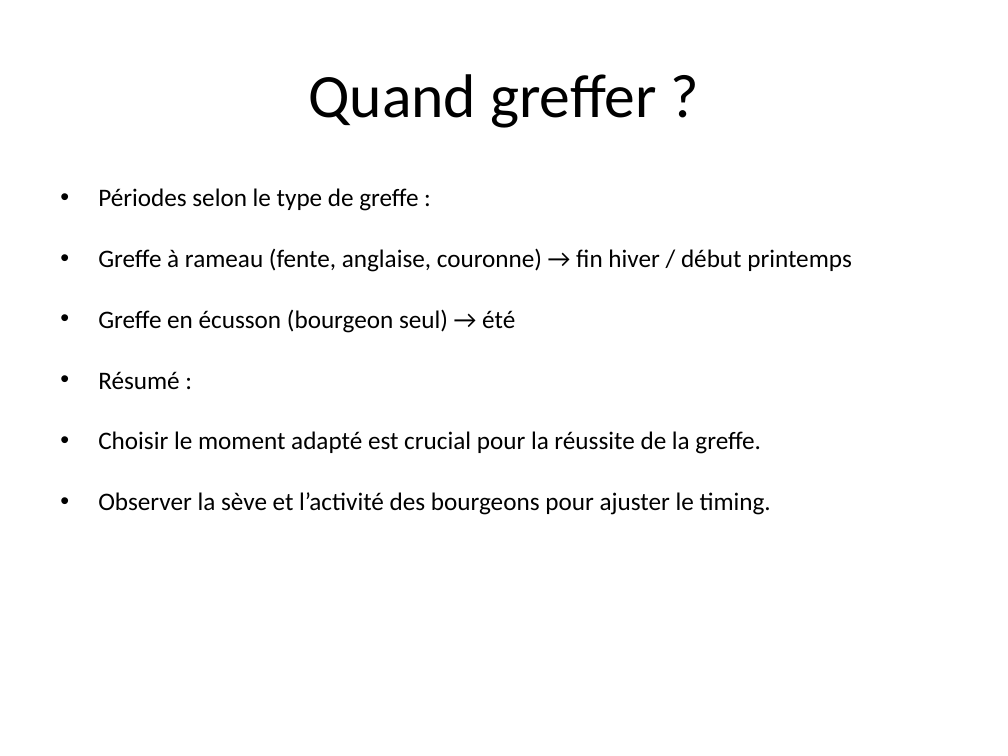
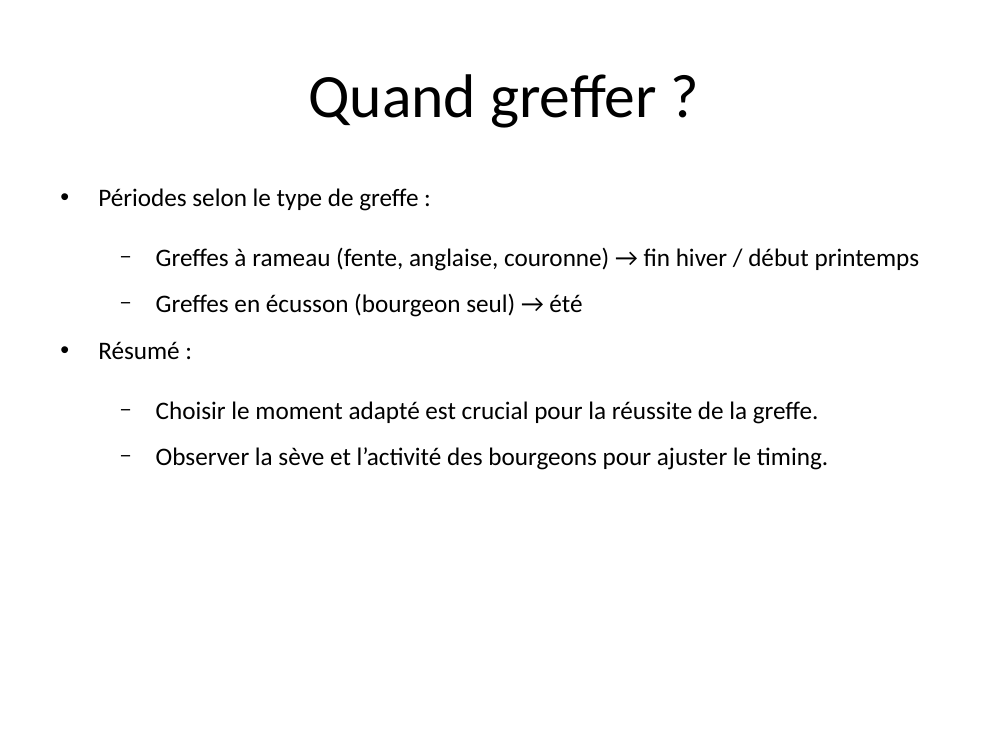
Before and after one commit to tranber28/greffe-arbres, a slide deck: slide 14 of greffe_arbres_final.odp. Drawn at 1008x756 pixels with LibreOffice and Linux fonts; fonts in the diff are those of the drawing. Boxes give left, top, right and bottom in pixels: in the first picture for what was removed or moved away, otherwise in the second. Text is boxed around its words. In the diff, an @@ line names an element or a change of style, - is before the commit and + after.

```diff
--- a/greffe_arbres_final.odp
+++ b/greffe_arbres_final.odp
@@ text at bbox=[156, 247, 920, 317]: text changed @@
-• Greffe à rameau (fente, anglaise, couronne) → fin hiver / début printemps
-• Greffe en écusson (bourgeon seul) → été
+  − Greffes à rameau (fente, anglaise, couronne) → fin hiver / début printemps
+  − Greffes en écusson (bourgeon seul) → été
@@ text at bbox=[156, 401, 828, 470]: bullet • to −; list level 1 to 2 in "Choisir le moment adapté est ..."; list level 1 to 2 in "Observer la sève et l’activité ..." @@
```
Also in this commit, not shown: 30 other slides changed, 4 slides added, 3 slides removed.
